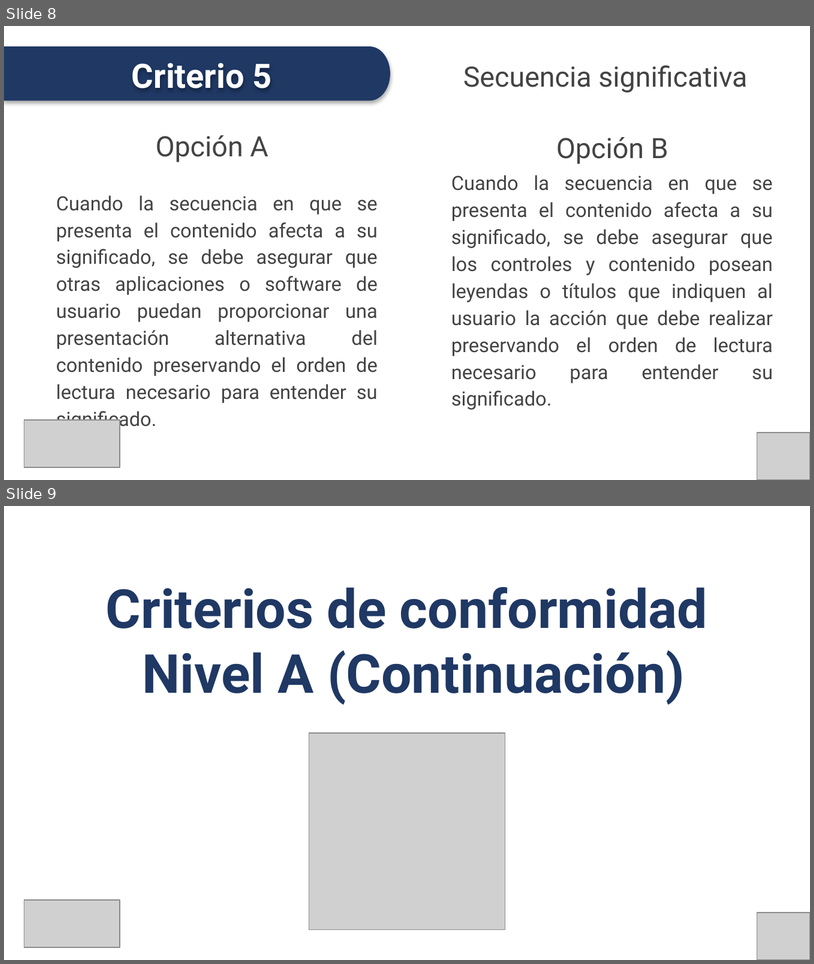
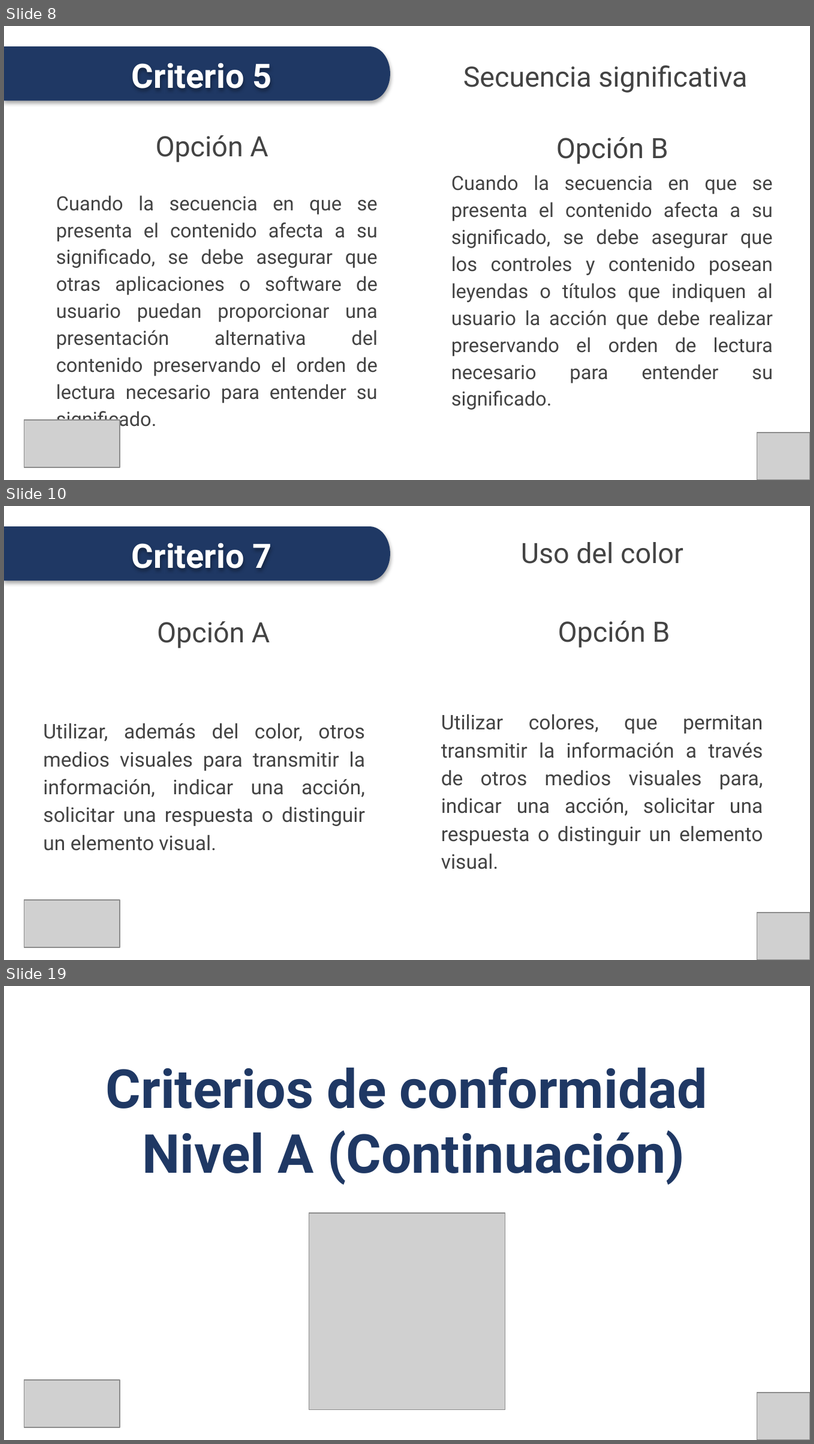
Before and after one commit to conaipd/accesibilidad, a slide deck: NTS - Accesibilidad Web - P2 - SEPTIEMBRE 2024.pptx. Shown one above the other, each under a label of ours: slides 8 and 9 before the commit, slides 8, 10 and 19 after it; the slides between them are not shown. The pictures are 814x964 and 814x1444 pixels, drawn with LibreOffice and Linux fonts; fonts in the diff are those of the drawing; grey boxes stand for pictures. Boxes give left, top, right and bottom in pixels: in the first picture for what was removed or moved away, otherwise in the second. Text is boxed around its words. In the diff, an @@ line names an element or a change of style, - is before the commit and + after.

```diff
--- a/NTS - Accesibilidad Web - P2 - SEPTIEMBRE 2024.pptx
+++ b/NTS - Accesibilidad Web - P2 - SEPTIEMBRE 2024.pptx
@@ slide 10 added at (x1=4, y1=506, x2=810, y2=960), background #FFFFFF @@
@@ freeform shape added at (x1=4, y1=526, x2=390, y2=580), fill #1F3864 @@
@@ text added at (x1=132, y1=543, x2=272, y2=568), 30 pt, text #FFFFFF, bold @@
+Criterio 7
@@ title added at (x1=521, y1=542, x2=684, y2=564), 25 pt, text #434343 @@
+Uso del color
@@ text added at (x1=157, y1=621, x2=270, y2=648), 25 pt, text #434343 @@
+Opción A
@@ text added at (x1=558, y1=621, x2=670, y2=648), 25 pt, text #434343 @@
+Opción B
@@ text added at (x1=441, y1=714, x2=764, y2=869), 18 pt, text #434343 @@
+Utilizar colores, que permitan transmitir la información a través de otros medios visuales para, indicar una acción, solicitar una respuesta o distinguir un elemento visual.
@@ text added at (x1=43, y1=723, x2=365, y2=850), 18 pt, text #434343 @@
+Utilizar, además del color, otros medios visuales para transmitir la información, indicar una acción, solicitar una respuesta o distinguir un elemento visual.
@@ picture added at (x1=24, y1=900, x2=120, y2=947) @@
@@ picture added at (x1=757, y1=912, x2=810, y2=960) @@
@@ what was slide 9 is now slide 19 @@
```
Also in this commit, not shown: 25 other slides added, 6 other files.
